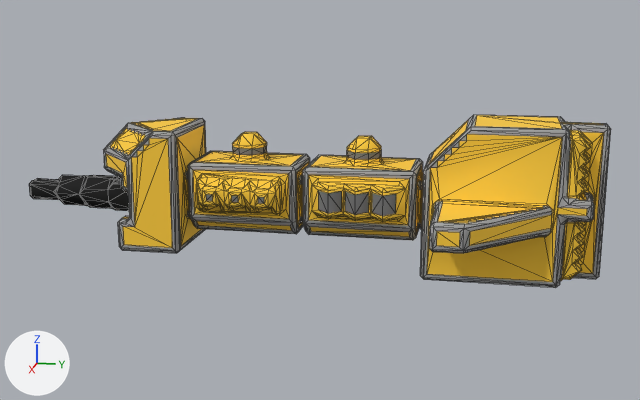
A saved change to the OBJ model src/jsMain/resources/meshes/mechyrdia-4-honos-class.obj.
The view is the same before and after, from a 50 mm lens placed at (131.7, 29.5, -36.6), pointed at (-0.2, 3.1, -69.6). Lighting does not change. The marker at lower left points along +X, +Y and +Z. Mesh edges are drawn as thin lines. Where no turn or scale is listed for an object, it has been applied to the vertices.

In view in the first picture: 'mechyrdia-4-honos-class'.
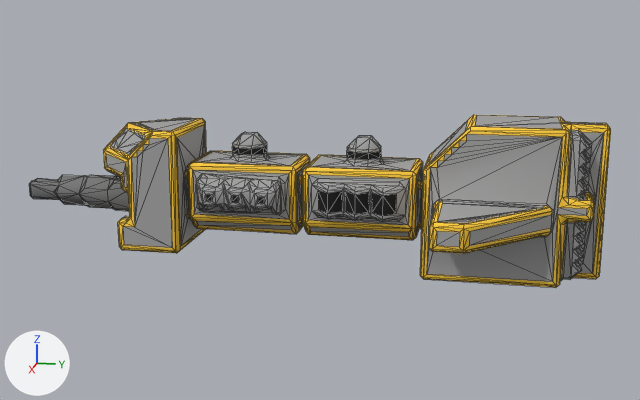
The newer file is also turned or shifted as a whole; pictures and numbers use the older file's frame.

What differs and where, as boxes [x1, y1, x2, y2] in the pictures (640 x 400 px; the box of a moved part takes in the faces that stretch with it):
part 1 of me_mechyrdia_4_honos_class, moved or reshaped: before [344, 131, 466, 192]; after [355, 132, 469, 222]
part 2 of me_mechyrdia_4_honos_class, moved or reshaped: before [131, 134, 151, 157]; after [118, 133, 152, 157]
part 3 of me_mechyrdia_4_honos_class, surface changed: [29, 115, 611, 288] in both

Edits to the bpy script that builds the scene:
```text
Change me_mechyrdia_4_honos_class:
    used by ob_mechyrdia_4_honos_class; location = (0.0, 0.0, 0.0)
    remove me_mechyrdia_4_honos_class.from_pydata(...)  # 1880 vertices, 3503 faces; spans x -18.5..18.5, y -45.5..45.5, z -79.3..-56.3
    add me_mechyrdia_4_honos_class.from_pydata(...)  # 1880 vertices, 3495 faces; spans x -18.5..18.5, y -45.5..45.5, z -79.3..-56.3
    me_mechyrdia_4_honos_class part 1: 6 vertices removed from x -8.0..8.0, y 8.0..20.5, z -65.8..-60.8; 4 vertices added at x -8.0..8.0, y 10.5..21.0, z -69.8..-61.8
    me_mechyrdia_4_honos_class part 2: 2 vertices removed from x 6.8..7.5, y -23.7..-23.0, z -60.8; 2 vertices added at x 6.8..7.5, y -22.7..-22.0, z -59.8
    me_mechyrdia_4_honos_class part 3: 3117 kept faces spanning x -18.5..18.5, y -45.5..45.5, z -79.3..-56.3 get new texture (UV) coordinates
```
